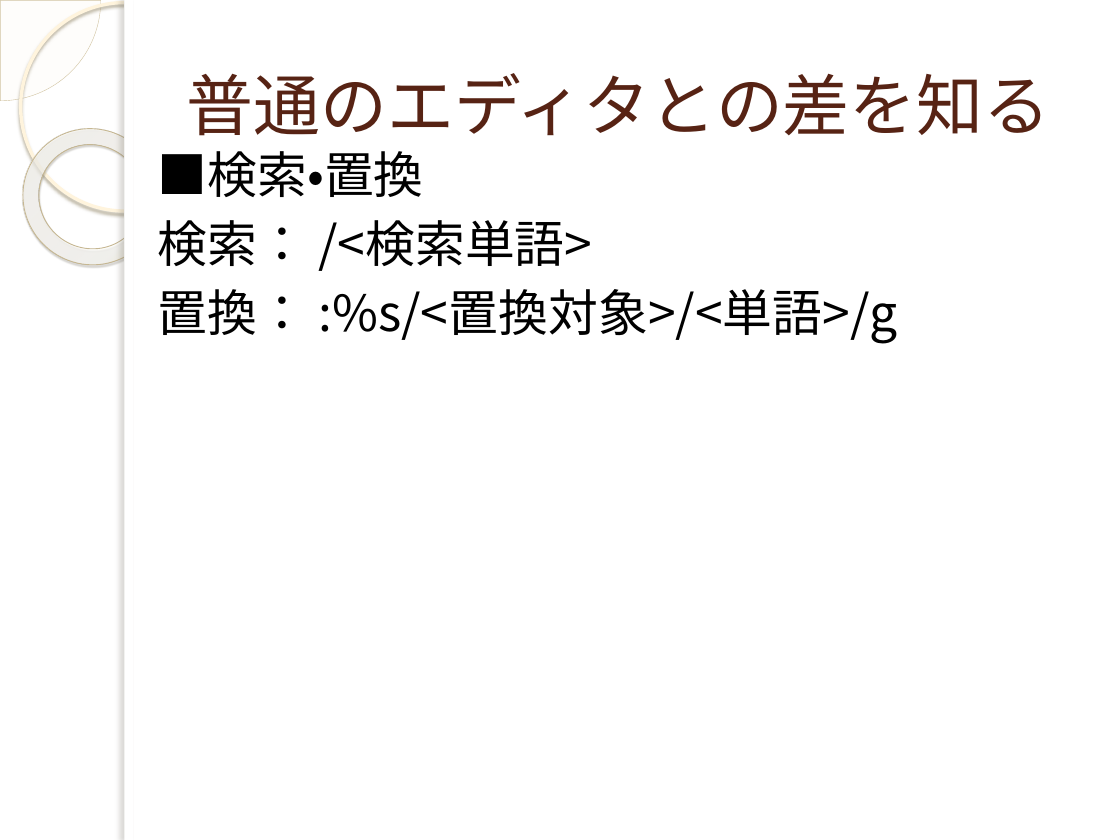
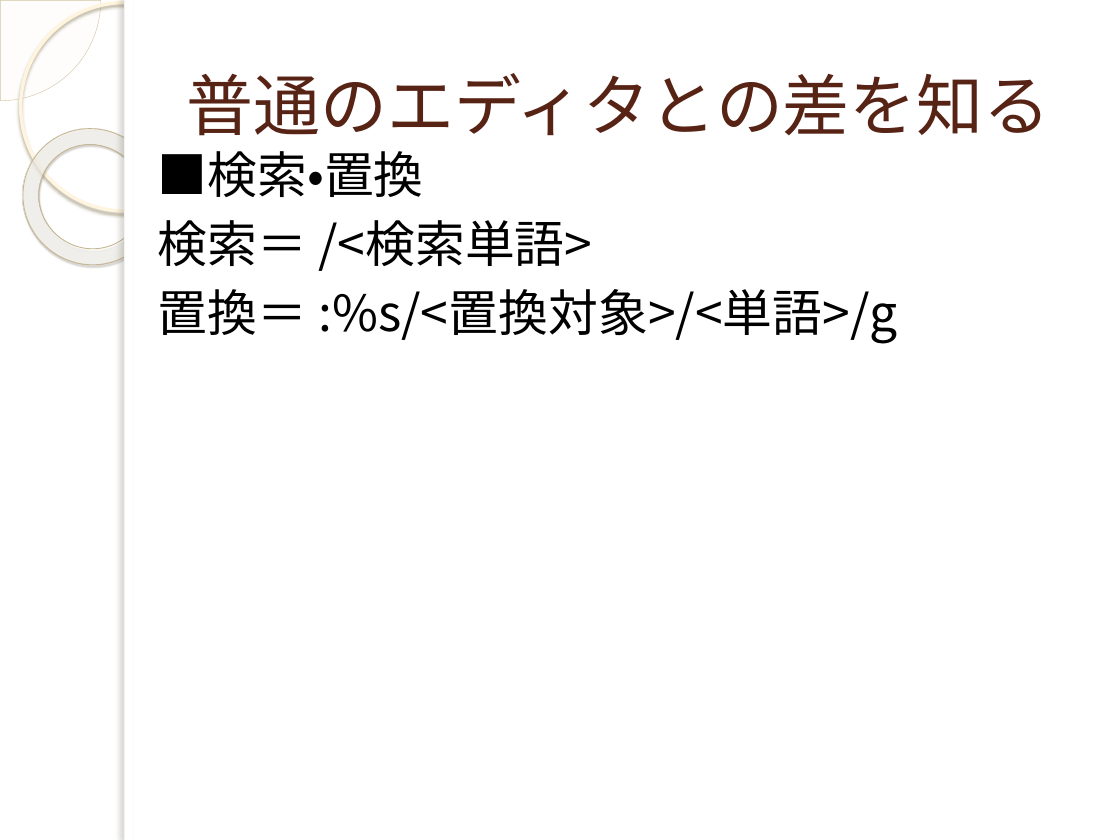
Before and after one commit to yuridonus/FEstudy, a slide deck: slide 26 of vimmer.pptx (slide 25 before the commit). Drawn at 1120x840 pixels with LibreOffice and Linux fonts; fonts in the diff are those of the drawing; background and template pictures are left out. Boxes give left, top, right and bottom in pixels: in the first picture for what was removed or moved away, otherwise in the second. Text is boxed around its words. In the diff, an @@ line names an element or a change of style, - is before the commit and + after.

```diff
--- a/vimmer.pptx
+++ b/vimmer.pptx
@@ text at (158, 220, 897, 343): text changed @@
-検索： /<検索単語>
-置換： :%s/<置換対象>/<単語>/g
+検索＝ /<検索単語>
+置換＝ :%s/<置換対象>/<単語>/g
```
Also in this commit, not shown: 4 other slides changed, 1 slide added, 2 other files.
